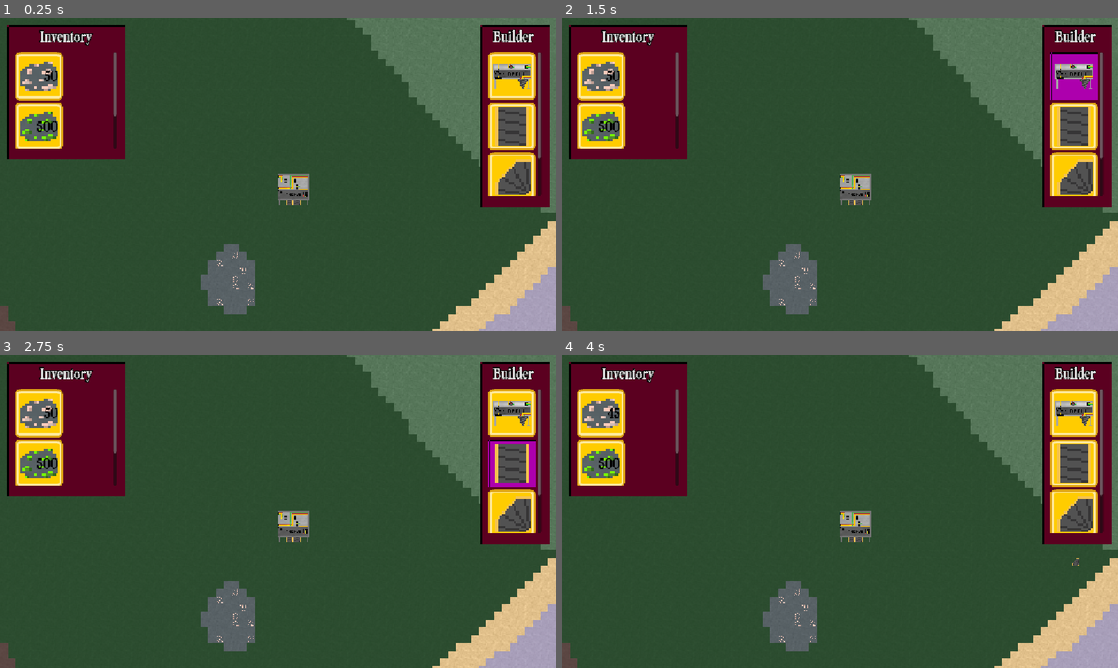
Above: before the commit, frames 1-4 (two rows, left to right).
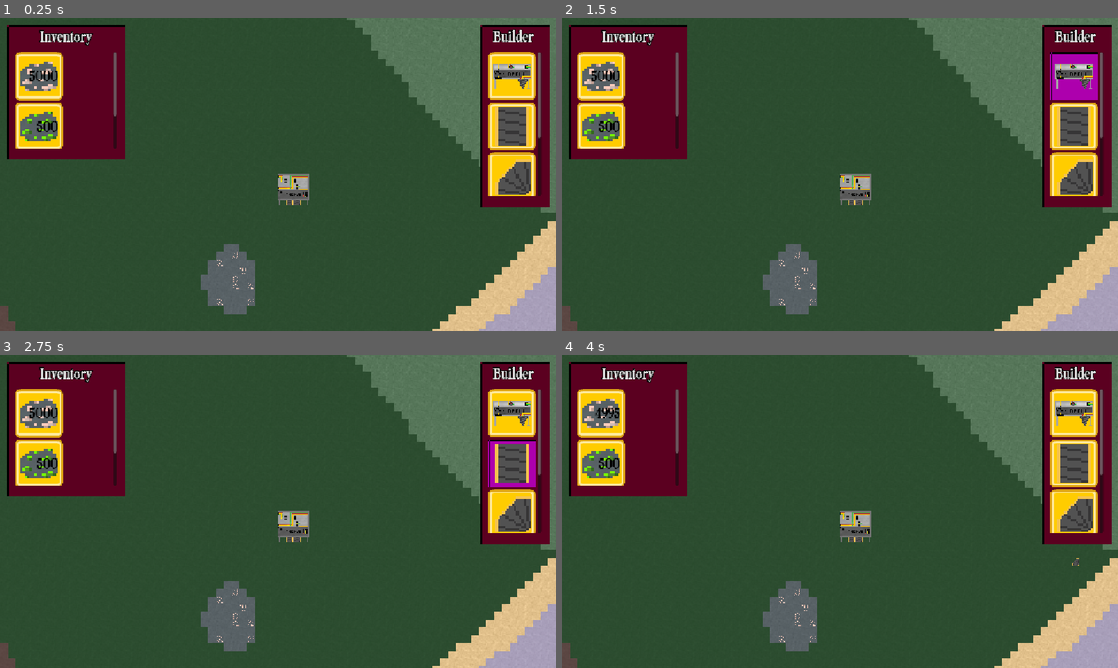
Above: after the commit, the same moments.

Repository: MalteFP/Fatal-Factory
Game: Godot game, scene res://scenes/world.tscn
Two runs of this game, one before a commit and one after it. Both use one fixed random seed, a clock stepped at 60 frames per second and the inputs below.
Inputs (mouse positions are in pixels of both pictures, inside the frame that each line leads up to):
- Up to frame 1 (0.25 s): no input
- Up to frame 2 (1.5 s): click (1073, 277) at 0.52 s; click (1073, 77) at 1.25 s
- Up to frame 3 (2.75 s): click (511, 464) at 2 s
- Up to frame 4 (4 s): click (1073, 514) at 2.75 s; click (1073, 564) at 3.5 s

The runs differ from the first frame. In frame 1, 0.1% of the frame differs, in the area x 5-98%, y 16-46%; in frame 2, 0.1%; in frame 3, 0.1%; in frame 4, 0.1%.

Commit message:
merge conveyor (doesnt work)

Diff:
--- /dev/null
+++ b/fatal-factory/buildings/building_scenes/conveyor/conveyor_merge.gd
@@ -0,0 +1,66 @@
+extends Conveyor
+class_name conveyor_merge
+
+var start_markers
+func _ready() -> void:
+	setup(
+		Vector2i(1,1),
+		load("res://textures/buildings/conveyor/Merge/x-conveyor.tres"),
+		load("res://textures/buildings/conveyor/Merge/x-conveyor.png"),
+		"Transfers items",
+		[
+			[5,Raw_Iron.new()]
+			]
+		)
+	goal_arrow.rotation_degrees = 180
+	start_arrow.rotation_degrees = 180
+
+
+func create_markers() -> void:
+	goal_marker = Node2D.new()
+	add_child(goal_marker)
+	goal_marker.position = Vector2(8,12)
+
+	start_marker = Node2D.new()
+	add_child(start_marker)
+	start_marker.position = Vector2(8,0)
+
+
+	var start_marker1 = Node2D.new()
+	add_child(start_marker1)
+	start_marker1.position = Vector2(0,8)
+	var start_marker2 = Node2D.new()
+	add_child(start_marker2)
+	start_marker2.position = Vector2(16,8)
+	var start_marker3 = Node2D.new()
+	add_child(start_marker3)
+	start_marker3.position = Vector2(8,0)
+	start_markers = [start_marker1,start_marker2,start_marker3]
+func _process(delta: float) -> void:
+	for i in range(items.size() - 1, -1, -1):
+		if not is_instance_valid(items[i]):
+			items.remove_at(i)
+
+	if placed:
+		for item in items:
+			if item.global_position.distance_to(goal_marker.global_position) < 0.1:
+				WorldItemHolder.items_in_world.append(item)
+				last_item = item
+				items.erase(item)
+				continue
+		for i in range(items.size()):
+			var item = items[i]
+			var next_pos = item.global_position.move_toward(goal_marker.global_position, delta * speed)
+
+			if i == 0:
+				if not last_item or next_pos.distance_to(last_item.global_position) > 8:
+					item.global_position = next_pos
+			elif next_pos.distance_to(items[i - 1].global_position) > 8:
+				item.global_position = next_pos
+
+		for item in WorldItemHolder.items_in_world:
+			for marker in start_markers:
+				if item and item.global_position.distance_to(start_markers[marker].global_position) <= 4:
+					items.append(item)
+					WorldItemHolder.items_in_world.erase(item)
+	queue_redraw()
--- /dev/null
+++ b/fatal-factory/buildings/building_scenes/conveyor/conveyor_merge.tscn
@@ -0,0 +1,6 @@
+[gd_scene format=3 uid="uid://dfdjlfg1go246"]
+
+[ext_resource type="Script" uid="uid://b2k6vi72hma46" path="res://buildings/building_scenes/conveyor/conveyor_merge.gd" id="1_xdiji"]
+
+[node name="Conveyor_merge" type="Node2D" unique_id=609972242]
+script = ExtResource("1_xdiji")
--- a/fatal-factory/buildings/building_scenes/conveyor/conveyor_straight.gd
+++ b/fatal-factory/buildings/building_scenes/conveyor/conveyor_straight.gd
@@ -12,7 +12,7 @@
 			[5,Raw_Iron.new()]
 			]
 		)
-	start_arrow.position -= Vector2(0,8)
+	#start_arrow.position -= Vector2(0,8)
 
 func create_markers() -> void:
 	goal_marker = Node2D.new()
--- a/fatal-factory/scenes/building_window.tscn
+++ b/fatal-factory/scenes/building_window.tscn
@@ -5,6 +5,7 @@
 [ext_resource type="PackedScene" uid="uid://hbu5t08a8q0w" path="res://buildings/building_scenes/conveyor/conveyor_straight.tscn" id="3_n0ama"]
 [ext_resource type="PackedScene" uid="uid://dntejqythnqvr" path="res://buildings/building_scenes/conveyor/conveyor_curved.tscn" id="4_w1jjm"]
 [ext_resource type="PackedScene" uid="uid://bfqqikhef8vyr" path="res://buildings/building_scenes/generator/generator.tscn" id="5_0rajq"]
+[ext_resource type="PackedScene" uid="uid://dfdjlfg1go246" path="res://buildings/building_scenes/conveyor/conveyor_merge.tscn" id="6_1pqkr"]
 
 [node name="building_Window" type="Window" unique_id=822202477]
 transparent_bg = true
@@ -53,3 +54,7 @@
 [node name="building_button4" parent="MarginContainer/ScrollContainer/GridContainer" unique_id=466092267 instance=ExtResource("2_nus2c")]
 layout_mode = 2
 building_scene = ExtResource("5_0rajq")
+
+[node name="building_button5" parent="MarginContainer/ScrollContainer/GridContainer" unique_id=451207648 instance=ExtResource("2_nus2c")]
+layout_mode = 2
+building_scene = ExtResource("6_1pqkr")
--- a/fatal-factory/scenes/world.gd
+++ b/fatal-factory/scenes/world.gd
@@ -54,7 +54,7 @@
 
 func _ready() -> void:
 	var item = Raw_Iron.new()
-	Inventory.item_collected(item, 50)
+	Inventory.item_collected(item, 5000)
 	item = Raw_Uranium.new()
 	Inventory.item_collected(item, 500)
 	item = Energy.new()
--- /dev/null
+++ b/fatal-factory/textures/buildings/conveyor/Merge/x-conveyor.tres
@@ -0,0 +1,14 @@
+[gd_resource type="SpriteFrames" format=3 uid="uid://cu6wohqcdrbww"]
+
+[ext_resource type="Texture2D" uid="uid://dn1nkrt77mo5t" path="res://textures/buildings/conveyor/Merge/x-conveyor.png" id="1_uhlun"]
+
+[resource]
+animations = [{
+"frames": [{
+"duration": 1.0,
+"texture": ExtResource("1_uhlun")
+}],
+"loop": 1,
+"name": &"default",
+"speed": 5.0
+}]
Not shown, added: fatal-factory/buildings/building_scenes/conveyor/conveyor_merge.gd.uid
Binary file added: fatal-factory/textures/buildings/conveyor/Merge/x-conveyor.png
Not shown, added: fatal-factory/textures/buildings/conveyor/Merge/x-conveyor.png.import
